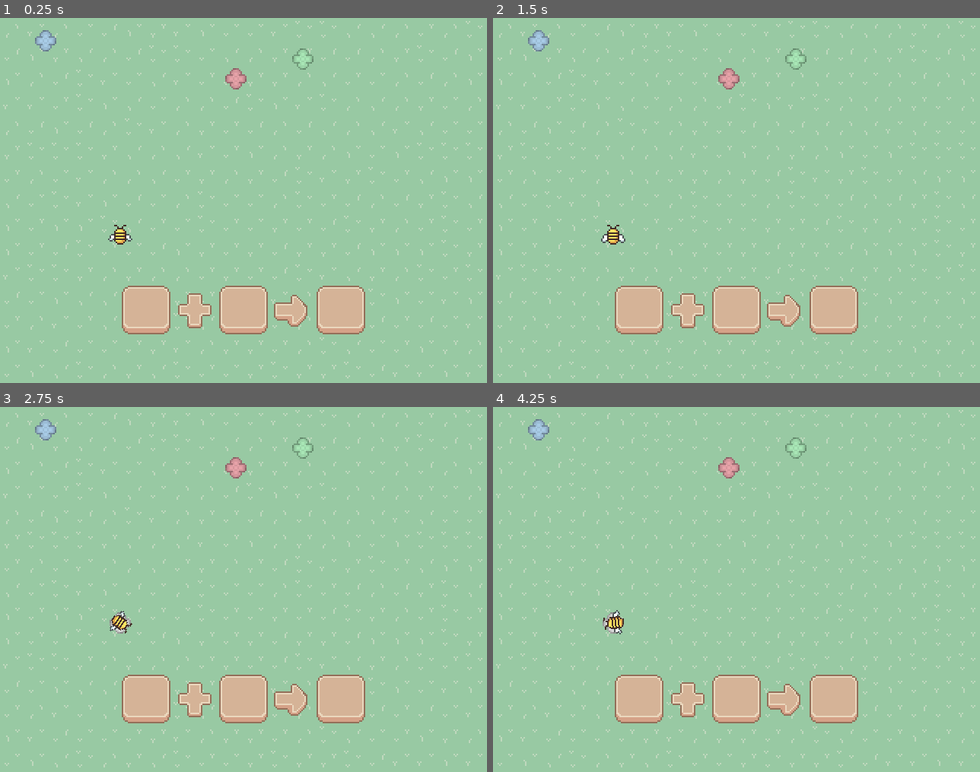
Above: before the commit, frames 1-4 (two rows, left to right).
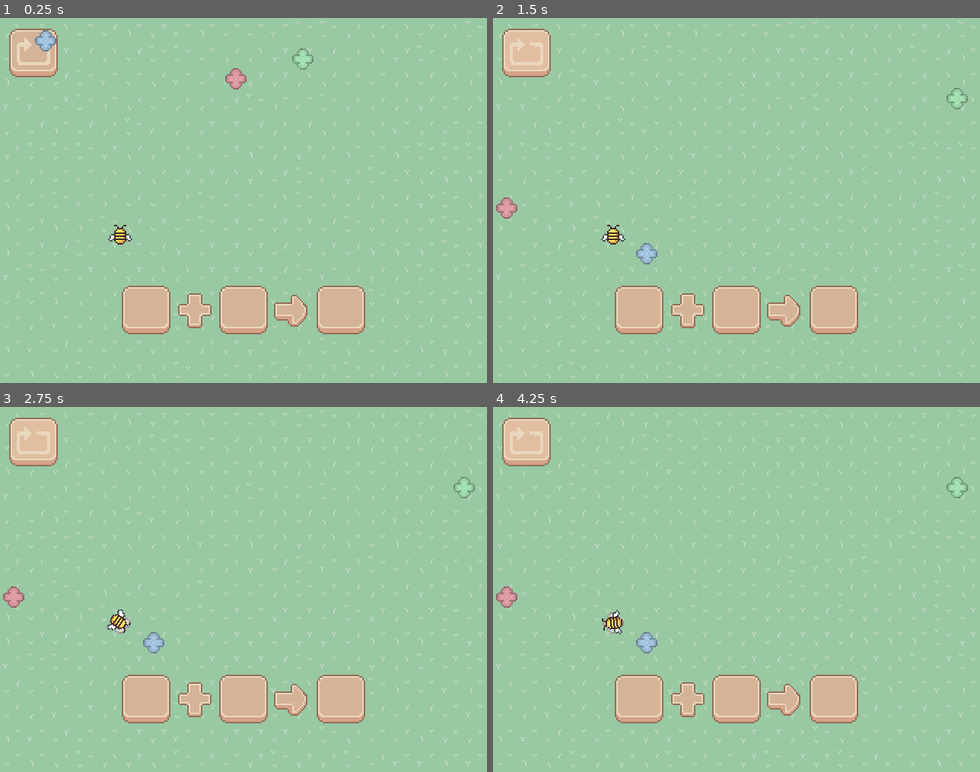
Above: after the commit, the same moments.

Repository: kdxiao/bloom
Game: Godot game, scene res://tile_map.tscn
The game is run twice, just before and just after one commit, with the same random seed, the same clock (stepped at 60 frames per second) and the same inputs.
Inputs (mouse positions are in pixels of both pictures, inside the frame that each line leads up to):
- Up to frame 1 (0.25 s): no input
- Up to frame 2 (1.5 s): click (527, 50) at 0.52 s; click (527, 54) at 1.27 s
- Up to frame 3 (2.75 s): hold Right (ui_right) from 2.03 s (still down); tap Space (ui_select) at 2.27 s
- Up to frame 4 (4.25 s): release Right (ui_right) at 2.78 s; hold Down (ui_down) 2.78-3.53 s; tap Space (ui_select) at 3.02 s; hold Right (ui_right) from 3.53 s (still down)

The runs differ from the first frame. In frame 1, 1.1% of the frame differs, in the area x 1-12%, y 2-17%; in frame 2, 2.0%; in frame 3, 2.1%, in the area x 0-98%, y 2-68%; in frame 4, 2.1%.

Commit message:
added restart button

Diff:
--- a/tile_map.gd
+++ b/tile_map.gd
@@ -30,3 +30,8 @@
 	var first = rng.randi_range(minX, maxX)
 	var second = rng.randi_range(minY, maxY)
 	return Vector2(first, second)
+
+
+
+func _on_texture_button_pressed():
+	get_tree().reload_current_scene()
--- a/tile_map.tscn
+++ b/tile_map.tscn
@@ -7,6 +7,9 @@
 [ext_resource type="PackedScene" uid="uid://7yh7bysl6hiw" path="res://bee.tscn" id="3_yjwbk"]
 [ext_resource type="Texture2D" uid="uid://53t1xmj6ojdm" path="res://assets/button.png" id="4_0kyl3"]
 [ext_resource type="Texture2D" uid="uid://dsxhij8fkkx8i" path="res://assets/plus.png" id="5_7brtu"]
+[ext_resource type="Texture2D" uid="uid://b4otopp7jstpq" path="res://assets/restart.png" id="8_1aaqt"]
+[ext_resource type="Texture2D" uid="uid://dl2pxjc18n0gq" path="res://assets/restart_press.png" id="9_u4hwf"]
+[ext_resource type="Texture2D" uid="uid://dtkiw730vu4pc" path="res://assets/restart_hover.png" id="10_icwa7"]
 
 [sub_resource type="TileSetAtlasSource" id="TileSetAtlasSource_c44ep"]
 texture = ExtResource("1_tnmf2")
@@ -146,3 +149,22 @@
 
 [node name="Bee" parent="." instance=ExtResource("3_yjwbk")]
 position = Vector2(239, 262)
+
+[node name="Button" type="Button" parent="."]
+offset_left = 7.0
+offset_top = 8.0
+offset_right = 36.0
+offset_bottom = 36.0
+
+[node name="TextureButton" type="TextureButton" parent="Button"]
+layout_mode = 0
+offset_left = -1.0
+offset_top = -1.0
+offset_right = 31.0
+offset_bottom = 31.0
+texture_normal = ExtResource("8_1aaqt")
+texture_pressed = ExtResource("9_u4hwf")
+texture_hover = ExtResource("10_icwa7")
+
+[connection signal="pressed" from="Button" to="." method="_on_button_pressed"]
+[connection signal="pressed" from="Button/TextureButton" to="." method="_on_texture_button_pressed"]
Binary file added: assets/restart.png
Not shown, added: assets/restart.png.import
Binary file added: assets/restart_hover.png
Not shown, added: assets/restart_hover.png.import
Binary file added: assets/restart_press.png
Not shown, added: assets/restart_press.png.import
Not shown: 1 places in tile_map.tscn that only renumber resources
